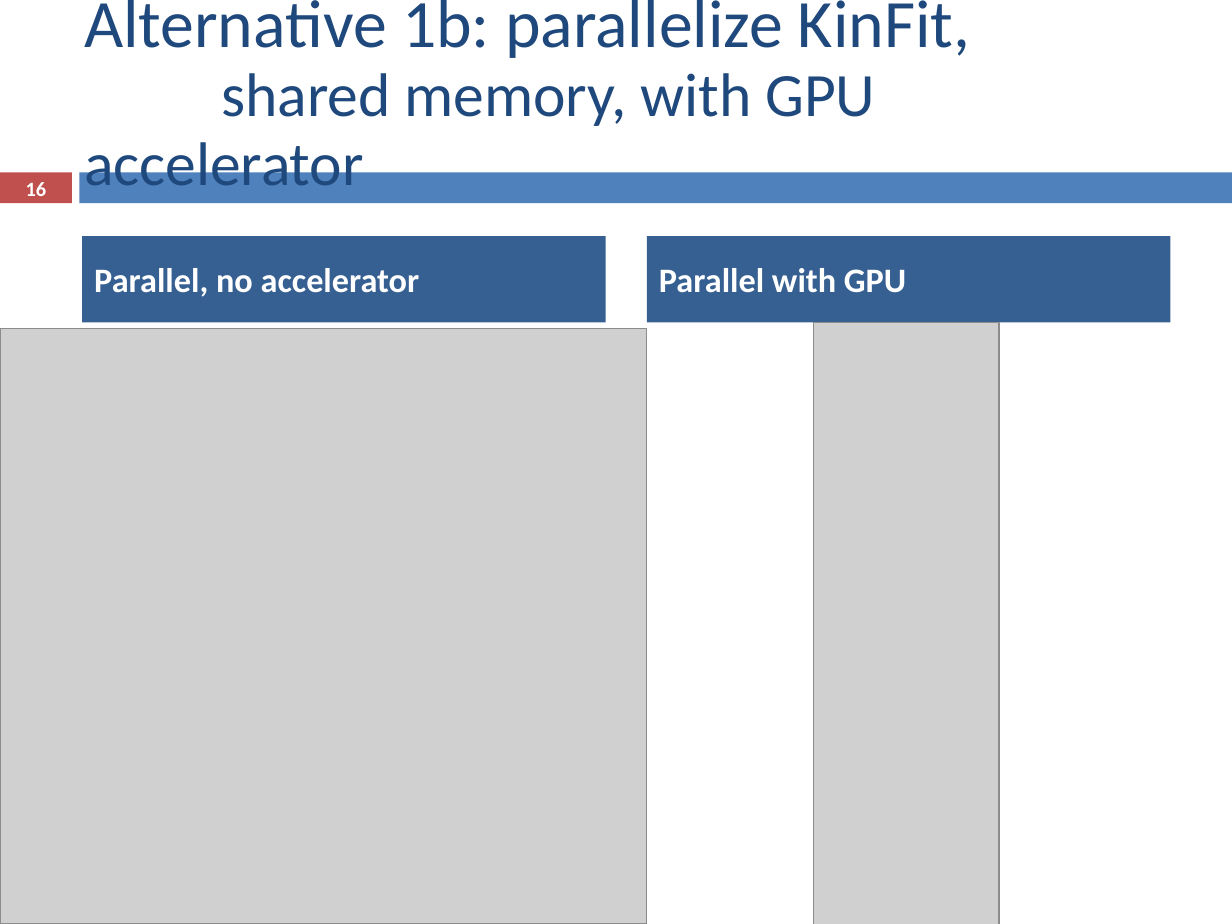
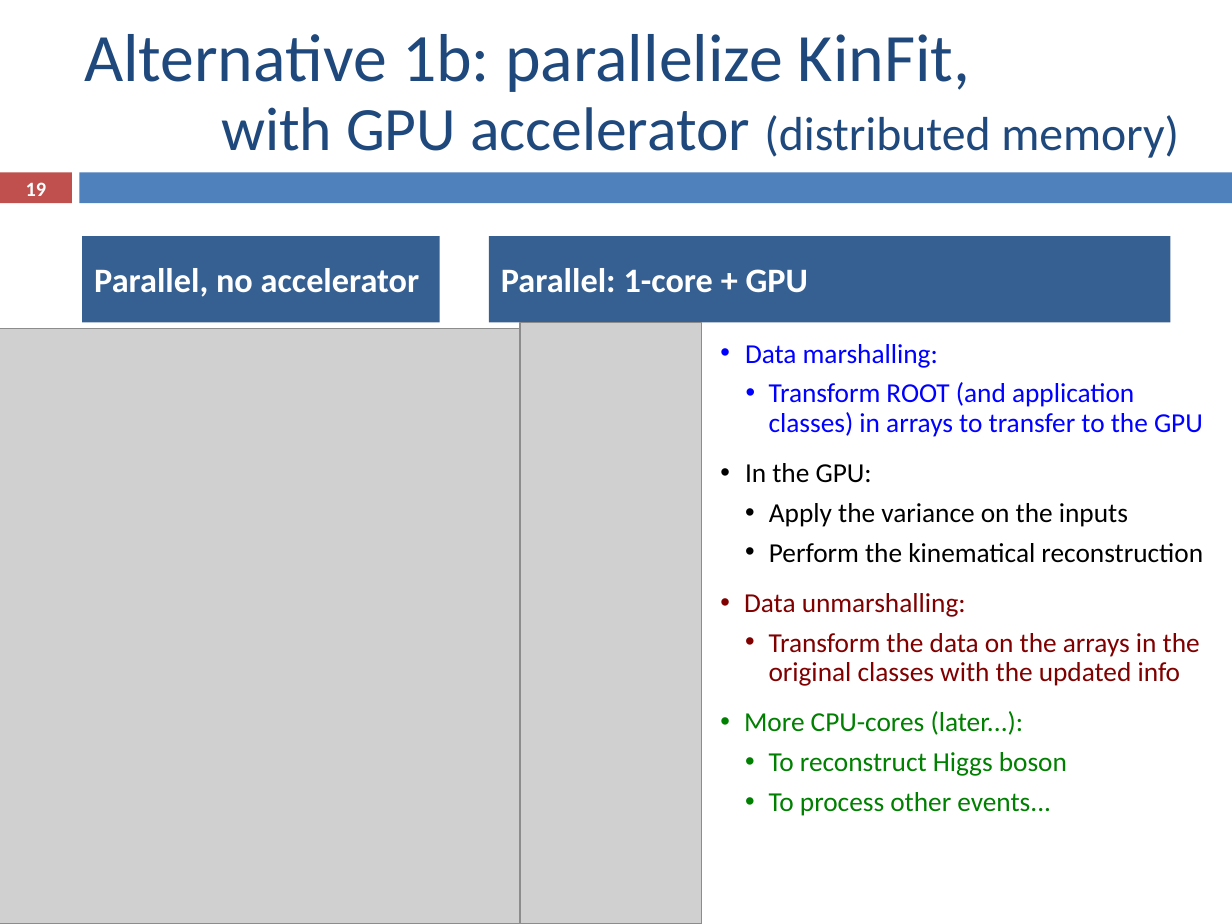
Before and after one commit to ampereira/mscthesis-liptool, a slide deck: slide 19 of doc/partial presentation/partial_presentation.pptx (slide 16 before the commit). Drawn at 1232x924 pixels with LibreOffice and Linux fonts; fonts in the diff are those of the drawing; grey boxes stand for pictures. Boxes give left, top, right and bottom in pixels: in the first picture for what was removed or moved away, otherwise in the second. Text is boxed around its words. In the diff, an @@ line names an element or a change of style, - is before the commit and + after.

```diff
--- a/doc/partial presentation/partial_presentation.pptx
+++ b/doc/partial presentation/partial_presentation.pptx
@@ title at <box>84,34,1179,158</box>: text changed @@
-Alternative 1b: parallelize KinFit,
-shared memory, with GPU accelerator
+Alternative 1b: parallelize KinFit,
+with GPU accelerator (distributed memory)
@@ page number at <box>26,182,47,196</box>: text changed @@
-16
+19
@@ text "Parallel, no accelerator": place and size @@
-text "Parallel, no accelerator" at <box>83,237,606,323</box>
+text "Parallel, no accelerator" at <box>83,237,440,323</box>
@@ text "Parallel: 1-core + GPU": place and size @@
-text "Parallel: 1-core + GPU" at <box>647,237,1170,323</box>
+text "Parallel: 1-core + GPU" at <box>489,237,1170,323</box>
@@ text at <box>501,268,808,293</box>: text changed @@
-Parallel with GPU
+Parallel: 1-core + GPU
@@ picture: place and size @@
-picture at <box>1,329,647,924</box>
+picture at <box>0,329,583,924</box>
@@ picture added at <box>520,323,702,924</box> @@
@@ picture removed at <box>813,323,999,924</box> @@
@@ text added at <box>744,344,1203,816</box>, 16 pt, text #800000 @@
+• Data marshalling:
+  • Transform ROOT (and application classes) in arrays to transfer to the GPU
+• In the GPU:
+  • Apply the variance on the inputs
+  • Perform the kinematical reconstruction
+• Data unmarshalling:
+  • Transform the data on the arrays in the original classes with the updated info
+• More CPU-cores (later...):
+  • To reconstruct Higgs boson
+  • To process other events...
```
Also in this commit, not shown: 18 other slides changed, 11 slides added, 4 slides removed, 20 other files.
